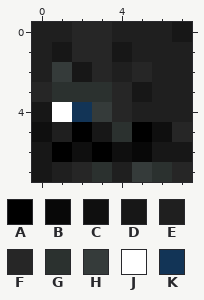
Two states of a pixel-art sprite, src/public/heads/0476a2ea-3ee2-4fcf-8089-18d70c1046f0.png. The picture above was drawn from the file before the commit.
The file is 8x8 pixels. Colours within 5 levels of each other are drawn and written as one.
Palette (. is transparent): A #000000  B #080808  C #0f0f0f  D #171717  E #1f1f1f  F #262626  G #2b312f  H #353b3a  J #ffffff  K #123456
The result:
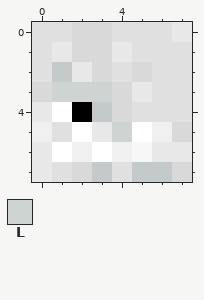
Colours new in this view: L #ced4d2
The exact change:
colour B: #080808 -> #f7f7f7
colour C: #0f0f0f -> #f0f0f0
colour D: #171717 -> #e8e8e8
colour E: #1f1f1f -> #e0e0e0
colour F: #262626 -> #d9d9d9
colour H: #353b3a -> #c4cac9
y 3: x 1..3 GGG -> LLL
y 4: x 2 K -> A
y 5: x 2 A -> J; x 4..5 GA -> LJ
y 6: x 1 A -> J; x 3 A -> J
y 7: x 3 G -> H; x 6 G -> H
